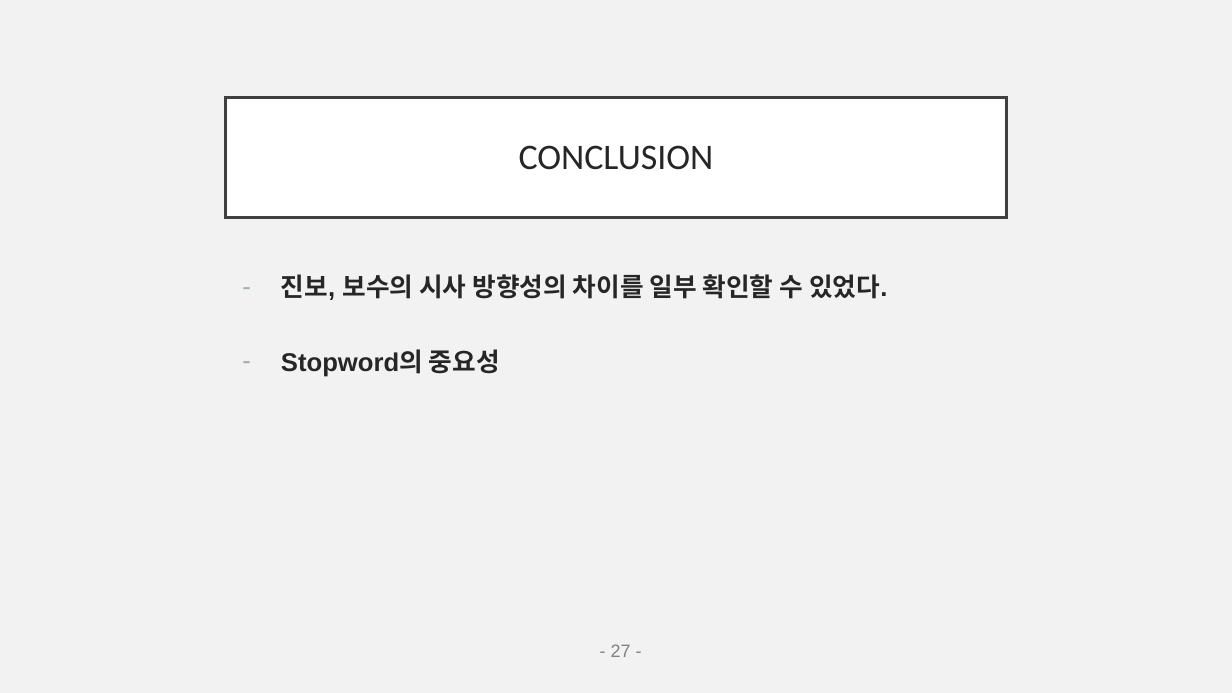
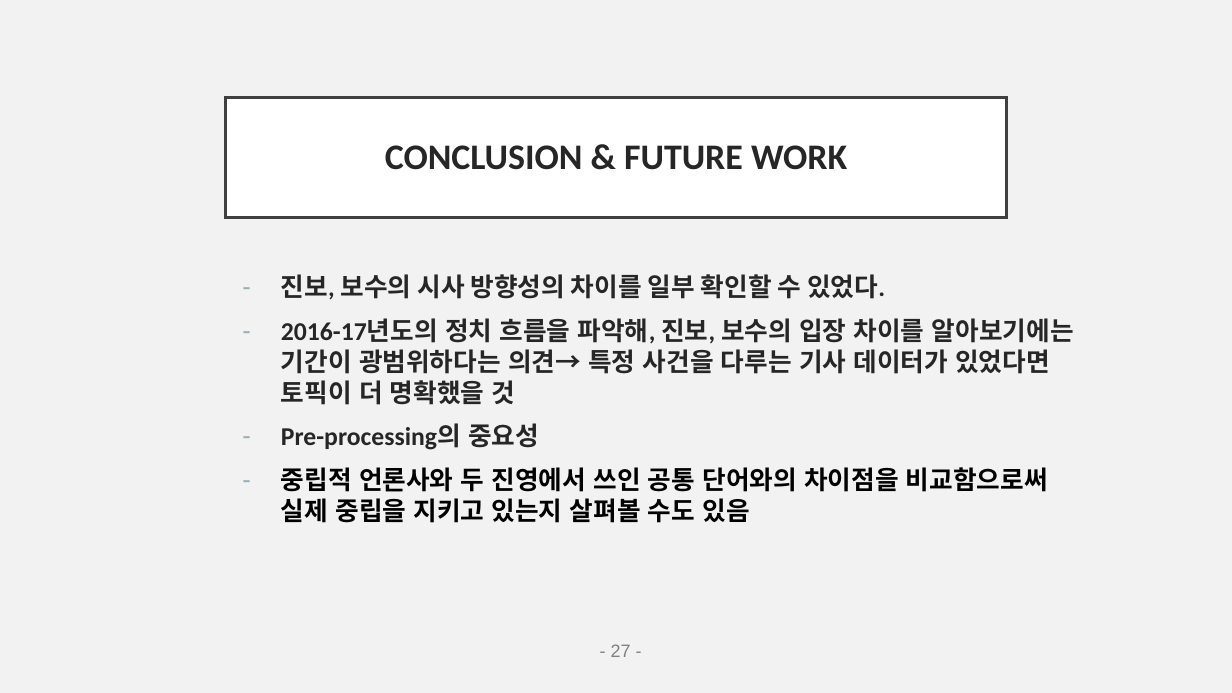
Before and after one commit to EJLEE5826/American_News_Topic_Modeling-using_LDA, a slide deck: slide 29 of final_pptNLP.pptx (slide 27 before the commit). Drawn at 1232x693 pixels with LibreOffice and Linux fonts; fonts in the diff are those of the drawing. Boxes give left, top, right and bottom in pixels: in the first picture for what was removed or moved away, otherwise in the second. Text is boxed around its words. In the diff, an @@ line names an element or a change of style, - is before the commit and + after.

```diff
--- a/final_pptNLP.pptx
+++ b/final_pptNLP.pptx
@@ title at (385,145,847,170): text changed; bold on @@
-CONCLUSION
+CONCLUSION & FUTURE WORK
@@ text at (281,274,885,300): font Arial to Calibri in "진보, 보수의 시사 방향성의 차이를 일부 확인할 ..." @@
@@ text at (281,318,1074,523): text changed; font Arial to Calibri @@
-– Stopword의 중요성
+– 2016-17년도의 정치 흐름을 파악해, 진보, 보수의 입장 차이를 알아보기에는 기간이 광범위하다는 의견→ 특정 사건을 다루는 기사 데이터가 있었다면 토픽이 더 명확했을 것
+– Pre-processing의 중요성
+– 중립적 언론사와 두 진영에서 쓰인 공통 단어와의 차이점을 비교함으로써 실제 중립을 지키고 있는지 살펴볼 수도 있음
```
Also in this commit, not shown: 6 other slides changed, 1 slide added.
